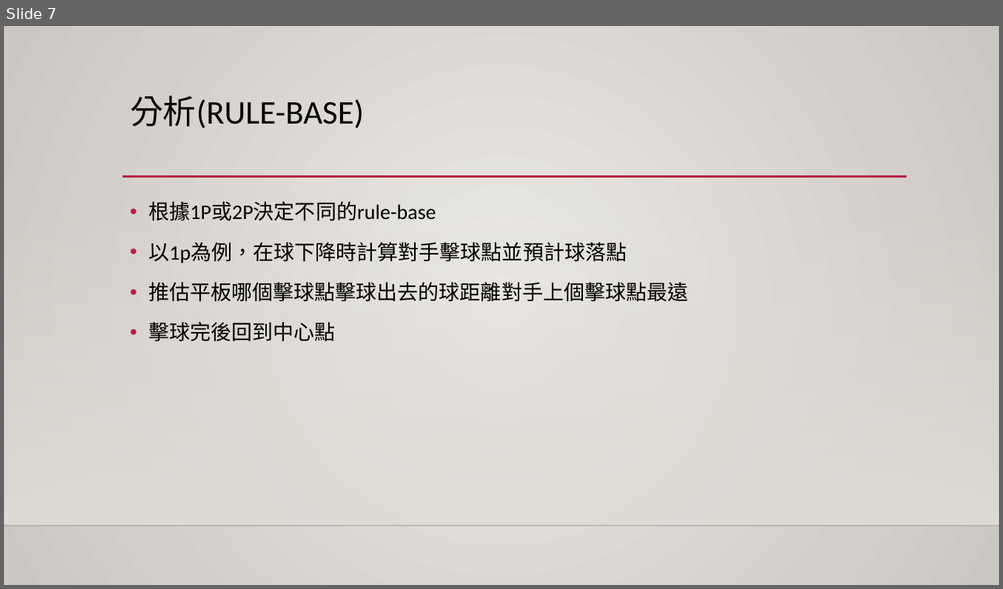
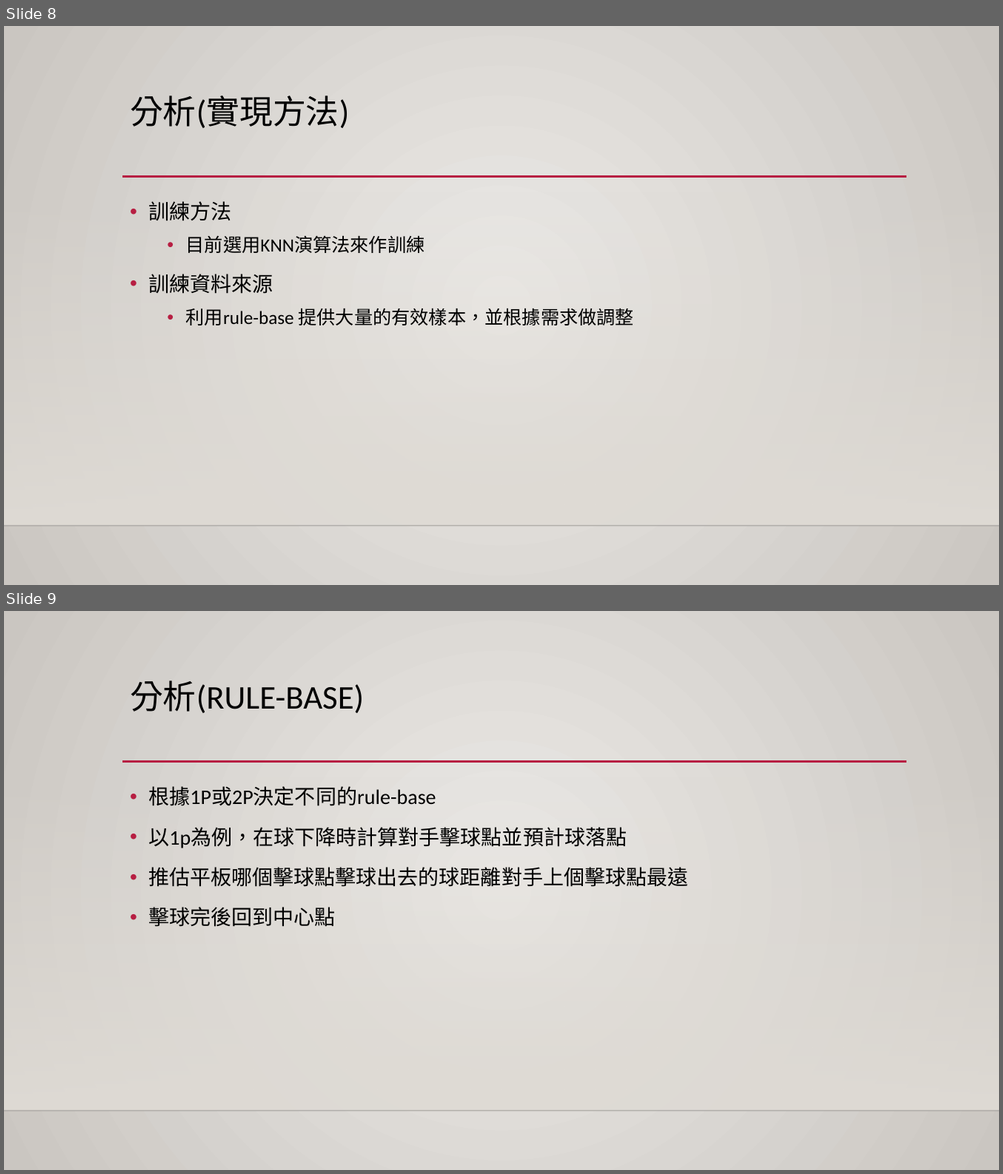
Before and after one commit to mingyang13795/Ping_Pong, a slide deck: 專案管理.pptx. Shown one above the other, each under a label of ours: slide 7 before the commit, slides 8 and 9 after it. The pictures are 1003x589 and 1003x1174 pixels, drawn with LibreOffice and Linux fonts; fonts in the diff are those of the drawing; background and template pictures are left out. Boxes give left, top, right and bottom in pixels: in the first picture for what was removed or moved away, otherwise in the second. Text is boxed around its words. In the diff, an @@ line names an element or a change of style, - is before the commit and + after.

```diff
--- a/專案管理.pptx
+++ b/專案管理.pptx
@@ slide 8 added at box(4, 26, 999, 585), background gradient #ECEAE7 to #CAC7C1; not listed: 3 template elements that a slide beside it also shows @@
@@ title added at box(130, 96, 349, 128), 32 pt, text #000000 @@
+分析(實現方法)
@@ text added at box(148, 201, 634, 326), 18 pt, text #000000 @@
+• 訓練方法
+  • 目前選用KNN演算法來作訓練
+• 訓練資料來源
+  • 利用rule-base 提供大量的有效樣本，並根據需求做調整
@@ what was slide 7 is now slide 9 @@
```
Also in this commit, not shown: 6 slides changed, 3 other slides added.
